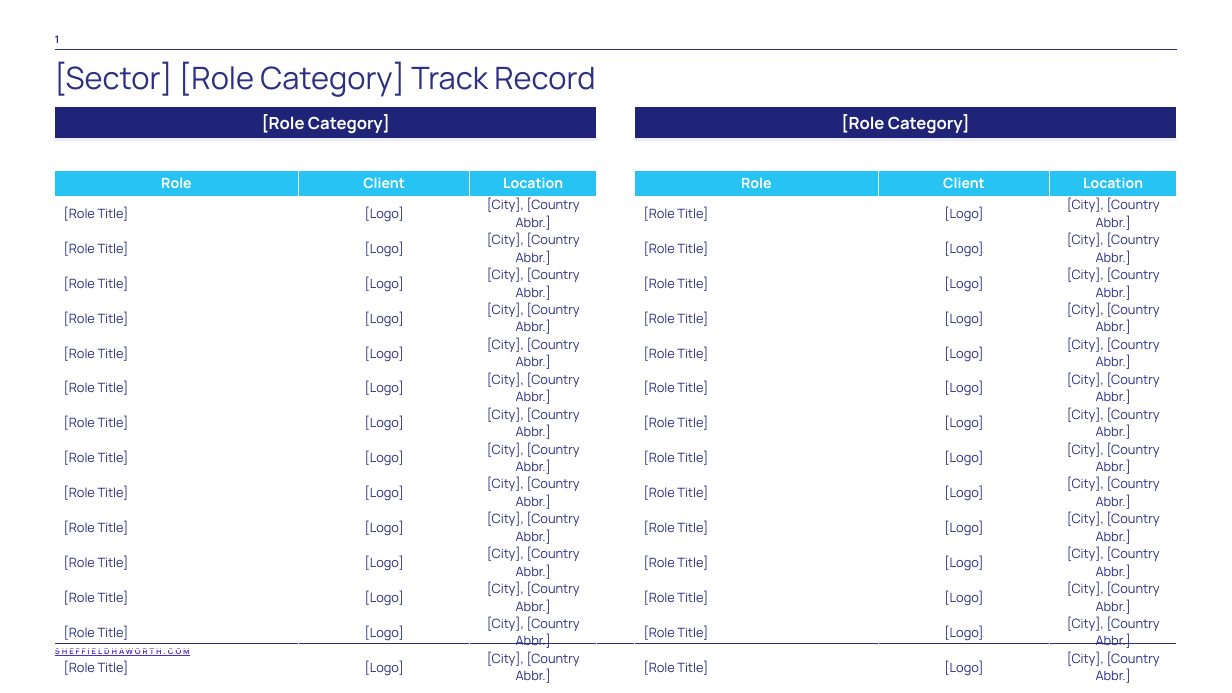
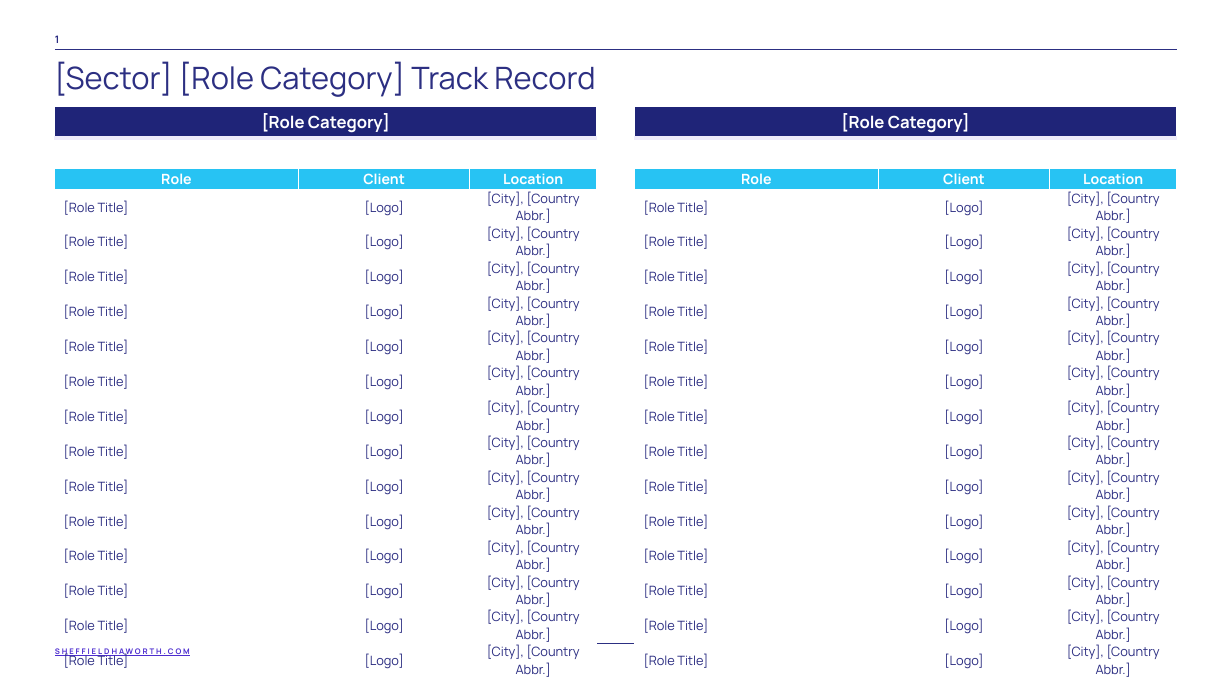
Before and after one commit to AmberS21/sh-document-generator-updated, a slide deck: slide 1 of templates/Track_Record_Logo_TEMPLATE.pptx. Drawn at 1232x693 pixels with LibreOffice and Linux fonts; fonts in the diff are those of the drawing. Boxes give left, top, right and bottom in pixels: in the first picture for what was removed or moved away, otherwise in the second. Text is boxed around its words. In the diff, an @@ line names an element or a change of style, - is before the commit and + after.

```diff
--- a/templates/Track_Record_Logo_TEMPLATE.pptx
+++ b/templates/Track_Record_Logo_TEMPLATE.pptx
@@ table: place and size @@
-table at [55,106,597,687]
+table at [55,106,597,681]
@@ table: place and size @@
-table at [635,106,1177,687]
+table at [635,106,1177,681]
```
